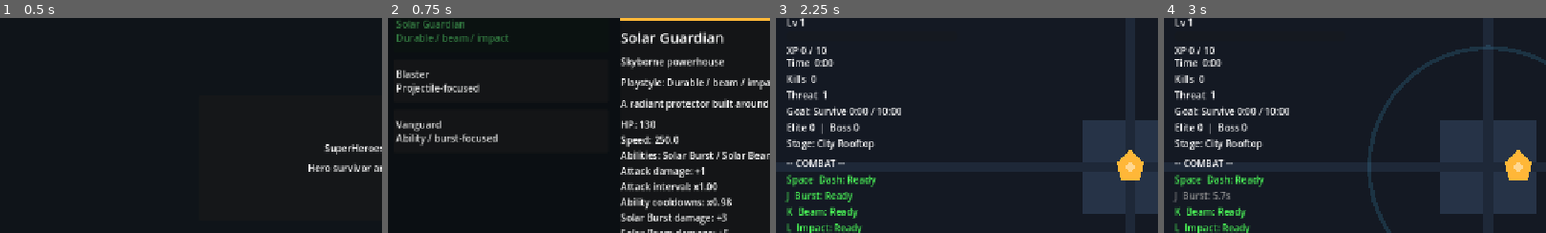
Above: before the commit, frames 1-4 (left to right).
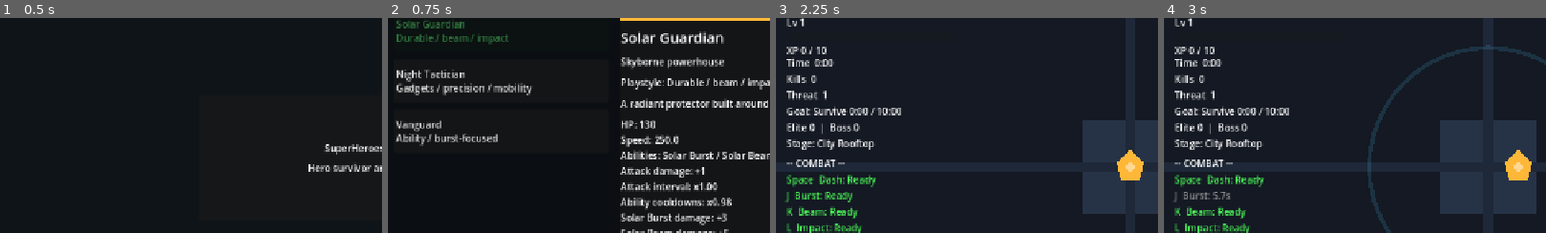
Above: after the commit, the same moments.

Repository: StanisRyz/SuperHeroes
Game: Godot game, scene res://scenes/main/Main.tscn
Two runs of this game, one before a commit and one after it. Both use one fixed random seed, a clock stepped at 60 frames per second and the inputs below.
Inputs (mouse positions are % of the whole screen's width and height, from its top left):
- Up to frame 1 (0.5 s): no input
- Up to frame 2 (0.75 s): click "Select Hero" at 0.5 s
- Up to frame 3 (2.25 s): click "Start Run" at 1.25 s; click "Start Run" at 2 s
- Up to frame 4 (3 s): tap Enter at 2.75 s; move the mouse to (72, 45) at 2.77 s; hold D (move_right) from 2.78 s (still down); hold J (ability_1) from 2.78 s (still down); click (72, 45) at 2.92 s
The pictures show only the part of the screen within x 4-54%, y 15-65%; the shares and areas given below are measured in that part.

Frame 1 is identical in both runs. In frame 2, 1.3% of the frame differs, in the area x 2-38%, y 24-36%; in frame 3, less than 0.1%; in frame 4, less than 0.1%.

Commit message:
Rework Blaster as gadget tactician
Rework Blaster into an original dark gadget tactician archetype:
- Update Blaster identity, description, playstyle, and starting modifiers.
- Add Blaster-specific ability presentation for tactical burst, precision line strike, and trap/control impact fantasy.
- Preserve global ability input slots and existing HUD/mobile cooldown flow.
- Keep Solar Guardian and Vanguard behavior unchanged.
- Keep Per-Hero Training compatibility.
- Avoid all licensed DC/Marvel/Batman naming.
- Update README.md, Agents.md, and gameplay validation docs if present.

Diff:
--- a/scenes/heroes/HeroDataProvider.gd
+++ b/scenes/heroes/HeroDataProvider.gd
@@ -34,21 +34,32 @@
 	},
 	{
 		"id": "blaster",
-		"display_name": "Blaster",
-		"subtitle": "Projectile specialist",
-		"description": "Projectile-focused hero. Starts with extra firepower and one additional projectile.",
-		"playstyle": "Projectile-focused",
+		"display_name": "Night Tactician",
+		"subtitle": "Gadget control specialist",
+		"description": "A disciplined operator who wins with precision tools, tactical mobility, and controlled burst damage.",
+		"playstyle": "Gadgets / precision / mobility",
 		"unlocked_by_default": true,
 		"unlock_cost": 100,
 		"stats": {
 			"max_health": 90,
-			"speed": 265.0,
-			"attack_damage_bonus": 3,
+			"speed": 275.0,
+			"attack_damage_bonus": 2,
 			"projectile_count_bonus": 1,
-			"attack_interval_multiplier": 1.05,
+			"attack_interval_multiplier": 0.98,
+			"ability_cooldown_multiplier": 0.95,
+			"nova_radius_bonus": 10.0,
+			"laser_damage_bonus": 4,
+			"laser_width_bonus": -8.0,
+			"slam_damage_bonus": 3,
+			"slam_radius_bonus": 8.0,
 		},
-		"starting_modifiers": {"bonus": "Starts with +1 projectile."},
-		"color": Color(0.95, 0.42, 0.12, 1.0),
+		"ability_names": {
+			1: {"display_name": "Smoke Charge", "short_name": "Smoke"},
+			2: {"display_name": "Grapnel Shot", "short_name": "Grapnel"},
+			3: {"display_name": "Shock Trap", "short_name": "Trap"},
+		},
+		"starting_modifiers": {"bonus": "Uses tactical tools, quick movement, and precise controlled strikes."},
+		"color": Color(0.28, 0.30, 0.42, 1.0),
 	},
 	{
 		"id": "vanguard",
Not shown, changed: Agents.md
Not shown, changed: README.md
Not shown, changed: docs/validation/gameplay_validation.md
